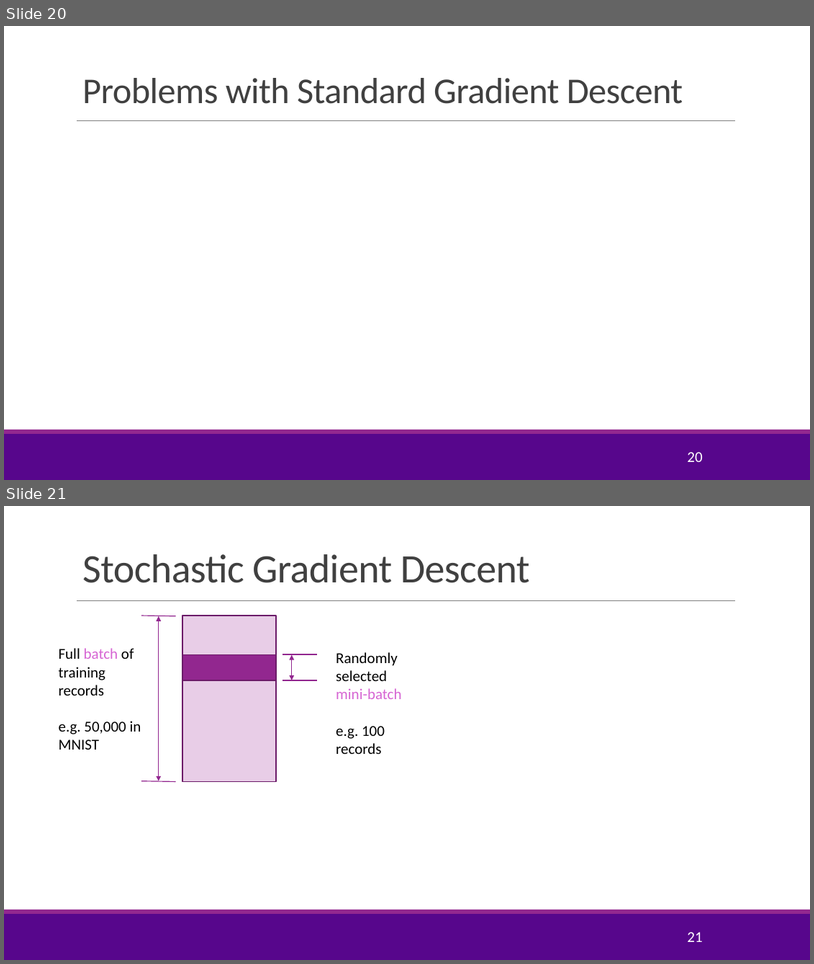
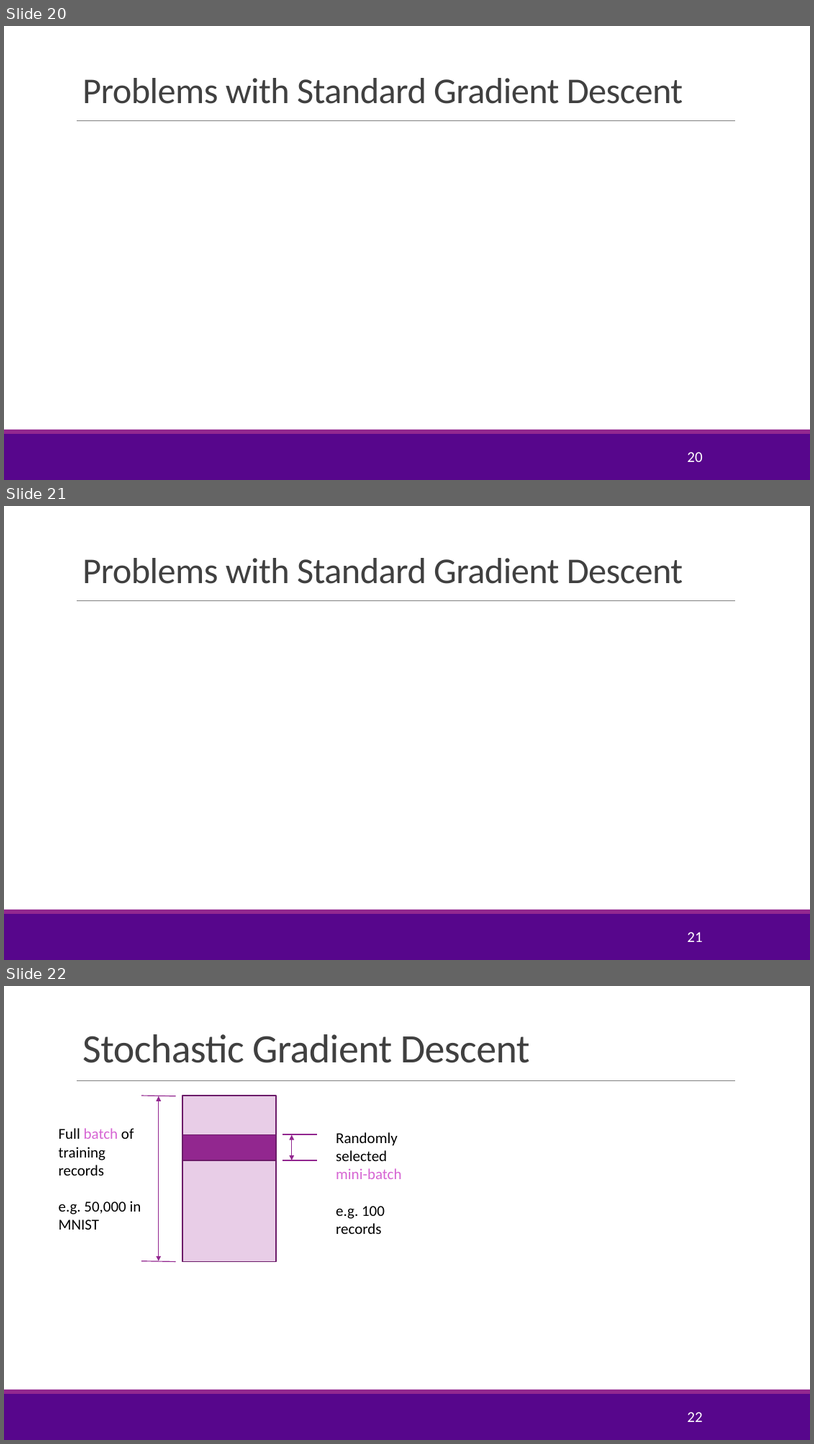
Before and after one commit to pliugithub/MachineLearning, a slide deck: lectures/Lect09_NeuralNet.pptx. Shown one above the other, each under a label of ours: slides 20 and 21 before the commit, slides 20, 21 and 22 after it. The pictures are 814x964 and 814x1444 pixels, drawn with LibreOffice and Linux fonts; fonts in the diff are those of the drawing; grey boxes stand for pictures; background and template pictures are left out. Boxes give left, top, right and bottom in pixels: in the first picture for what was removed or moved away, otherwise in the second. Text is boxed around its words. In the diff, an @@ line names an element or a change of style, - is before the commit and + after.

Commit message:
fixed typo lecture 9

```diff
--- a/lectures/Lect09_NeuralNet.pptx
+++ b/lectures/Lect09_NeuralNet.pptx
@@ slide 21 added at (4, 506, 810, 960), background #FFFFFF; not listed: 3 template elements that a slide beside it also shows @@
@@ title added at (82, 558, 683, 584), 43.2 pt, text #404040 @@
+Problems with Standard Gradient Descent
@@ page number added at (687, 932, 702, 942), 18 pt, text #FFFFFF @@
+21
@@ what was slide 21 is now slide 22 @@
@@ page number at (687, 1412, 702, 1422): text changed @@
-21
+22
```
